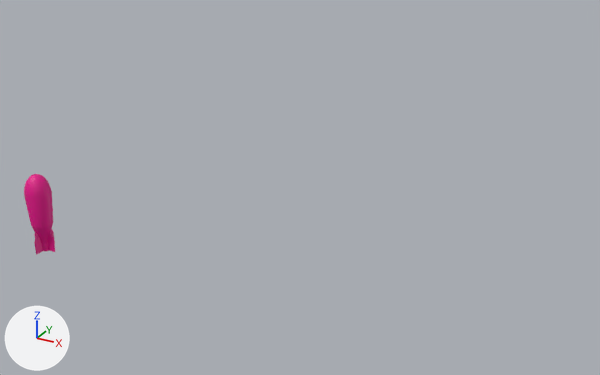
Before and after pictures for a commit that changed the OBJ model src/main/resources/assets/modularmissiles/models/unexploded_ordnance.obj.
The view is the same before and after, from a camera (50 mm lens) standing at (5.23, -25.21, 10.42) and looking at (-4.07, -8.29, 1.96). Every picture has the same lights, and +X, +Y and +Z are marked at lower left. Where no turn or scale is listed for an object, it has been applied to the vertices. Vertices at the same position are counted once.

Script lines for the objects in view, before the commit:
```python
mat_material_024 = principled_material('Material.024')
mat_material_024.base_color = (0.8, 0.0, 0.257)  # pink #e7008b
mat_material_024.roughness = 0.526
me_cube_017_cube_019 = bpy.data.meshes.new('Cube.017_Cube.019')
me_cube_017_cube_019.from_pydata(...)  # 387 vertices, 374 faces; spans x -6.26..-5.76, y -15.27..-14.77, z 2.82..4.4
me_cube_017_cube_019.materials.append(mat_material_024)  # pink #e7008b
ob_cube_017_cube_019 = bpy.data.objects.new('Cube.017_Cube.019', me_cube_017_cube_019)
ob_cube_017_cube_019.location = (0.0, 0.0, 0.0)
```
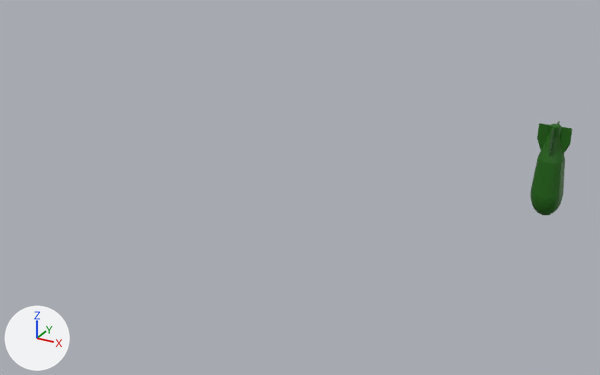
What differs and where, as boxes (x1, y1, x2, y2) in the pictures (600 x 375 px; the box of a moved part takes in the faces that stretch with it):
```json
{"object": "Cube.017_Cube.019", "change": "recoloured, reshaped", "before": [24, 174, 55, 255], "after": [530, 121, 572, 215], "on screen": "34% wider, 16% taller"}
{"part": 1, "of": "me_cube_017_cube_019", "change": "moved or reshaped", "before": [48, 230, 55, 252], "after": [537, 123, 550, 150]}
{"part": 2, "of": "me_cube_017_cube_019", "change": "moved or reshaped", "before": [34, 232, 43, 255], "after": [549, 128, 555, 156]}
{"part": 3, "of": "me_cube_017_cube_019", "change": "moved or reshaped", "after": [560, 127, 572, 155], "on screen": "not visible before"}
{"part": 4, "of": "me_cube_017_cube_019", "change": "added", "after": [530, 124, 565, 215], "on screen": "green"}
{"part": 5, "of": "me_cube_017_cube_019", "change": "deleted", "before": [24, 174, 53, 251], "on screen": "pink"}
```

Edits to the scene script, one JSON object a line:
```json
{"op": "set", "path": "mat_material_024.base_color", "old": "(0.8, 0.0, 0.257)", "new": "(0.0101, 0.126, 0.0)", "note": "pink #e7008b -> dark green #1a6300"}
{"block": "me_cube_017_cube_019", "where": "# used by ob_cube_017_cube_019; location = (0.0, 0.0, 0.0)"}
{"op": "remove", "block": "me_cube_017_cube_019", "code": "me_cube_017_cube_019.from_pydata(...)  # 387 vertices, 374 faces; spans x -6.26..-5.76, y -15.27..-14.77, z 2.82..4.4"}
{"op": "add", "block": "me_cube_017_cube_019", "code": "me_cube_017_cube_019.from_pydata(...)  # 395 vertices, 374 faces; spans x 0.0..1.0, y -1.0..0.0, z -1.0..2.0"}
{"block": "me_cube_017_cube_019", "change": "me_cube_017_cube_019 part 1: the loose piece of 18 vertices spanning x -5.97..-5.76, y -15.03..-15.01, z 2.83..3.31 is scaled about its middle by (-1.98, 1.98, -1.89), then moved by (6.08, 14.52, -1.55)"}
{"block": "me_cube_017_cube_019", "change": "me_cube_017_cube_019 part 2: the loose piece of 18 vertices spanning x -6.02..-6.0, y -15.27..-15.06, z 2.83..3.31 is scaled about its middle by (-1.98, 1.98, -1.89), then moved by (6.51, 14.38, -1.55)"}
{"block": "me_cube_017_cube_019", "change": "me_cube_017_cube_019 part 3: the loose piece of 18 vertices spanning x -6.26..-6.05, y -15.03..-15.01, z 2.83..3.31 is scaled about its middle by (-1.98, 1.98, -1.89), then moved by (6.94, 14.52, -1.55)"}
{"block": "me_cube_017_cube_019", "change": "me_cube_017_cube_019 part 4: a new loose piece of 323 vertices spanning x 0.0..1.0, y -1.0..0.0, z -1.0..2.0, in mat_material_024 (dark green #1a6400)"}
{"block": "me_cube_017_cube_019", "change": "me_cube_017_cube_019 part 5: the loose piece of 315 vertices spanning x -6.26..-5.76, y -15.27..-14.77, z 2.82..4.4 is deleted"}
```
